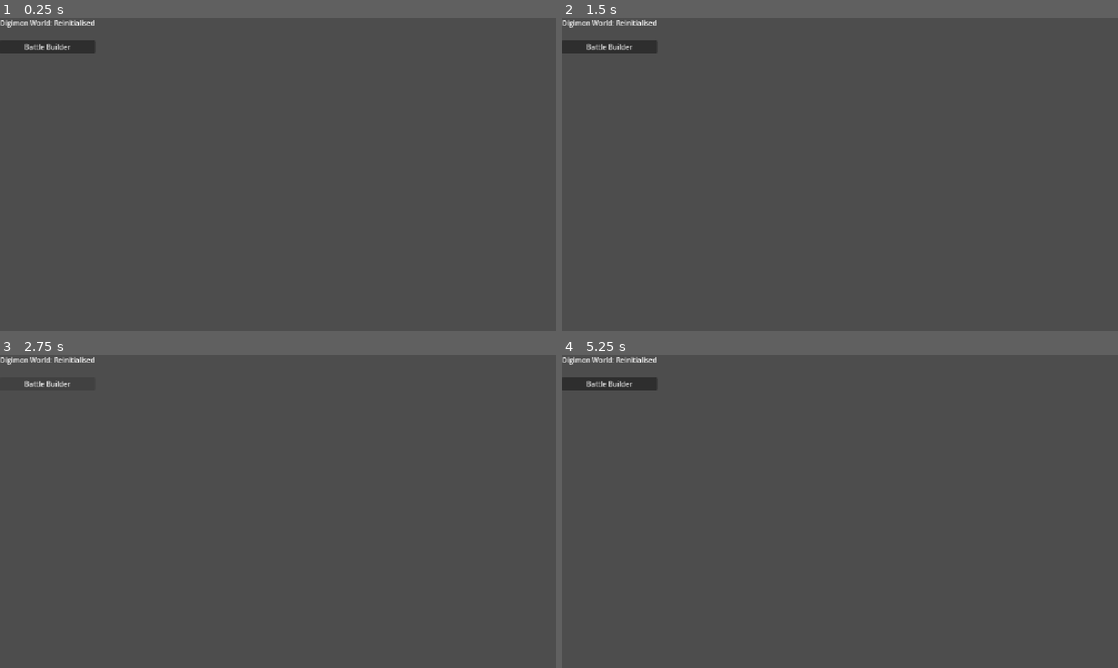
Above: before the commit, frames 1-4 (two rows, left to right).
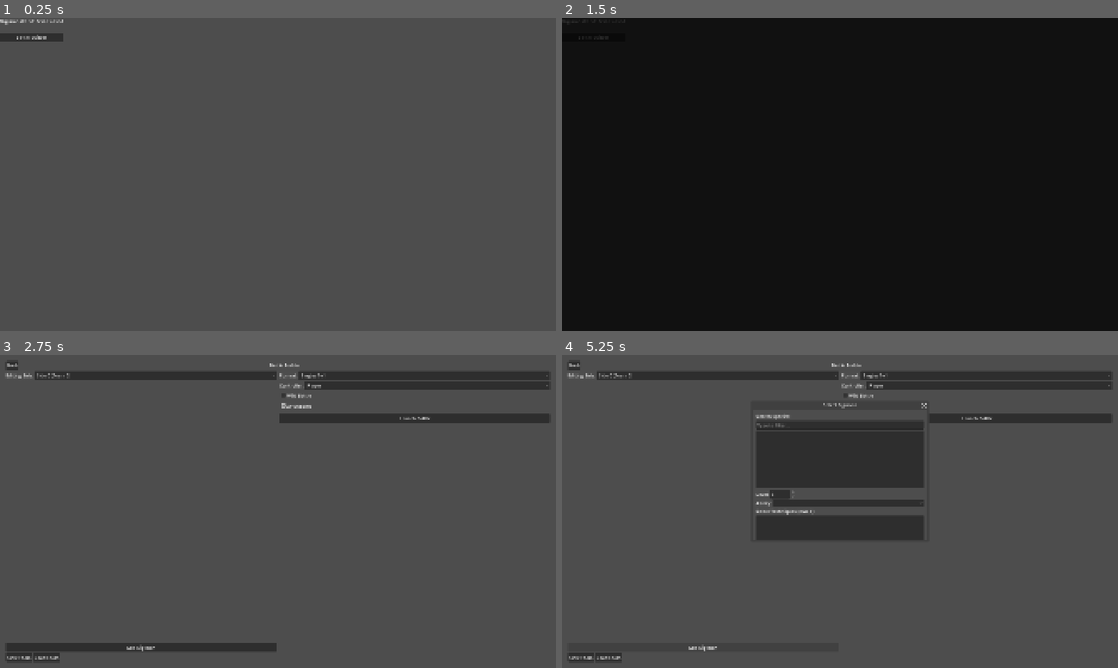
Above: after the commit, the same moments.

Repository: NickThorby/digimon-world-reinitialised
Game: Godot game, scene res://scenes/main/main.tscn
Same seed, same stepped clock (60 frames per second), same inputs: the game is played once before the commit and once after it.
Inputs (mouse positions are in pixels of both pictures, inside the frame that each line leads up to):
- Up to frame 1 (0.25 s): no input
- Up to frame 2 (1.5 s): click "Battle Builder" at 0.5 s; click (573, 27) at 1.25 s, where only the run after the commit has a clickable "Back"
- Up to frame 3 (2.75 s): click "Battle Builder" at 2 s
- Up to frame 4 (5.25 s): click (979, 417) at 2.75 s, where only the run after the commit has a clickable "Launch Battle"; click (979, 417) at 3.5 s, where only the run after the commit has a clickable "Launch Battle"; click (717, 376) at 4.25 s, where only the run after the commit has a clickable "Side 0 (Team 0)"; click (701, 646) at 5 s, where only the run after the commit has a clickable "Add Digimon"

The runs differ from the first frame. In frame 1, 1.1% of the frame differs, in the area x 0-17%, y 0-12%; in frame 2, 100%, in the area x 0-100%, y 0-100%; in frame 3, 6.9%; in frame 4, 15%.
Error before the commit: Invalid access to property or key 'pressed' on a base object of type 'null instance'. (res://scenes/main/main.gd:10)

Commit message:
feat: fixed component imports

Diff:
--- a/data/digimon/digimon_data.gd
+++ b/data/digimon/digimon_data.gd
@@ -90,9 +90,9 @@
 func get_all_technique_keys() -> Array[StringName]:
 	var keys: Array[StringName] = []
 	for entry: Dictionary in technique_entries:
-		var key: StringName = entry.get("key", &"") as StringName
-		if key != &"":
-			keys.append(key)
+		var tech_key: StringName = entry.get("key", &"") as StringName
+		if tech_key != &"":
+			keys.append(tech_key)
 	return keys
 
 
--- a/project.godot
+++ b/project.godot
@@ -25,10 +25,10 @@
 
 [display]
 
-window/size/viewport_width=1280
-window/size/viewport_height=720
+window/size/viewport_width=1920
+window/size/viewport_height=1080
 window/stretch/mode="canvas_items"
-window/stretch/aspect="expand"
+window/stretch/aspect="keep"
 
 [editor_plugins]
 
--- a/scenes/battle/battle_builder.gd
+++ b/scenes/battle/battle_builder.gd
@@ -5,18 +5,18 @@
 const SLOT_PANEL_SCENE := preload("res://ui/components/digimon_slot_panel.tscn")
 const PICKER_POPUP_SCENE := preload("res://ui/components/digimon_picker_popup.tscn")
 
-@onready var _format_option: OptionButton = %FormatOption
-@onready var _side_selector: OptionButton = %SideSelector
-@onready var _team_list: VBoxContainer = %TeamList
-@onready var _add_digimon_button: Button = %AddDigimonButton
-@onready var _controller_option: OptionButton = %ControllerOption
-@onready var _wild_toggle: CheckBox = %WildToggle
-@onready var _xp_toggle: CheckBox = %XPToggle
-@onready var _launch_button: Button = %LaunchButton
-@onready var _back_button: Button = %BackButton
-@onready var _save_team_button: Button = %SaveTeamButton
-@onready var _load_team_button: Button = %LoadTeamButton
-@onready var _validation_label: RichTextLabel = %ValidationLabel
+@onready var _format_option: OptionButton = $MarginContainer/VBox/HSplit/RightPanel/FormatRow/FormatOption
+@onready var _side_selector: OptionButton = $MarginContainer/VBox/HSplit/LeftPanel/SideSelectorRow/SideSelector
+@onready var _team_list: VBoxContainer = $MarginContainer/VBox/HSplit/LeftPanel/TeamList
+@onready var _add_digimon_button: Button = $MarginContainer/VBox/HSplit/LeftPanel/AddDigimonButton
+@onready var _controller_option: OptionButton = $MarginContainer/VBox/HSplit/RightPanel/ControllerRow/ControllerOption
+@onready var _wild_toggle: CheckBox = $MarginContainer/VBox/HSplit/RightPanel/WildToggle
+@onready var _xp_toggle: CheckBox = $MarginContainer/VBox/HSplit/RightPanel/XPToggle
+@onready var _launch_button: Button = $MarginContainer/VBox/HSplit/RightPanel/LaunchButton
+@onready var _back_button: Button = $MarginContainer/VBox/HeaderBar/BackButton
+@onready var _save_team_button: Button = $MarginContainer/VBox/HSplit/LeftPanel/TeamButtonRow/SaveTeamButton
+@onready var _load_team_button: Button = $MarginContainer/VBox/HSplit/LeftPanel/TeamButtonRow/LoadTeamButton
+@onready var _validation_label: RichTextLabel = $MarginContainer/VBox/HSplit/RightPanel/ValidationLabel
 
 var _config: BattleConfig = BattleConfig.new()
 var _current_side: int = 0
--- a/scenes/battle/battle_scene.gd
+++ b/scenes/battle/battle_scene.gd
@@ -12,17 +12,17 @@
 	ENDED,
 }
 
-@onready var _ally_panels: HBoxContainer = %AllyPanels
-@onready var _foe_panels: HBoxContainer = %FoePanels
-@onready var _action_menu: ActionMenu = %ActionMenu
-@onready var _technique_menu: TechniqueMenu = %TechniqueMenu
-@onready var _switch_menu: SwitchMenu = %SwitchMenu
-@onready var _target_selector: TargetSelector = %TargetSelector
-@onready var _battle_log: BattleLog = %BattleLog
-@onready var _post_battle_screen: PostBattleScreen = %PostBattleScreen
-@onready var _turn_label: Label = %TurnLabel
-@onready var _near_side: HBoxContainer = %NearSide
-@onready var _far_side: HBoxContainer = %FarSide
+@onready var _ally_panels: HBoxContainer = $BattleHUD/AllyPanels
+@onready var _foe_panels: HBoxContainer = $BattleHUD/FoePanels
+@onready var _action_menu: ActionMenu = $BattleHUD/ActionMenu
+@onready var _technique_menu: TechniqueMenu = $BattleHUD/TechniqueMenu
+@onready var _switch_menu: SwitchMenu = $BattleHUD/SwitchMenu
+@onready var _target_selector: TargetSelector = $BattleHUD/TargetSelector
+@onready var _battle_log: BattleLog = $BattleHUD/BattleLog
+@onready var _post_battle_screen: PostBattleScreen = $PostBattleScreen
+@onready var _turn_label: Label = $BattleHUD/TopBar/TurnLabel
+@onready var _near_side: HBoxContainer = $BattleField/NearSide
+@onready var _far_side: HBoxContainer = $BattleField/FarSide
 
 var _battle: BattleState = null
 var _engine: BattleEngine = BattleEngine.new()
--- a/scenes/main/main.gd
+++ b/scenes/main/main.gd
@@ -3,11 +3,11 @@
 
 const BATTLE_BUILDER_PATH := "res://scenes/battle/battle_builder.tscn"
 
-@onready var _builder_button: Button = %BuilderButton
-
 
 func _ready() -> void:
-	_builder_button.pressed.connect(_on_builder_pressed)
+	var builder_button: Button = get_node("CentreContainer/VBox/BuilderButton") as Button
+	if builder_button:
+		builder_button.pressed.connect(_on_builder_pressed)
 	print("Digimon World: Reinitialised — main scene loaded.")
 
 
--- a/ui/battle_hud/action_menu.gd
+++ b/ui/battle_hud/action_menu.gd
@@ -5,11 +5,11 @@
 
 signal action_chosen(action_type: BattleAction.ActionType)
 
-@onready var _technique_button: Button = %TechniqueButton
-@onready var _switch_button: Button = %SwitchButton
-@onready var _rest_button: Button = %RestButton
-@onready var _run_button: Button = %RunButton
-@onready var _item_button: Button = %ItemButton
+@onready var _technique_button: Button = $HBox/TechniqueButton
+@onready var _switch_button: Button = $HBox/SwitchButton
+@onready var _rest_button: Button = $HBox/RestButton
+@onready var _run_button: Button = $HBox/RunButton
+@onready var _item_button: Button = $HBox/ItemButton
 
 
 func _ready() -> void:
--- a/ui/battle_hud/battle_log.gd
+++ b/ui/battle_hud/battle_log.gd
@@ -3,7 +3,7 @@
 ## Scrolling text log for battle messages.
 
 
-@onready var _text: RichTextLabel = %LogText
+@onready var _text: RichTextLabel = $LogText
 
 var _max_lines: int = 100
 
--- a/ui/battle_hud/digimon_panel.gd
+++ b/ui/battle_hud/digimon_panel.gd
@@ -3,13 +3,13 @@
 ## Displays name, level, HP bar, energy bar, and status icons for one Digimon.
 
 
-@onready var _name_label: Label = %NameLabel
-@onready var _level_label: Label = %LevelLabel
-@onready var _hp_bar: ProgressBar = %HPBar
-@onready var _hp_label: Label = %HPLabel
-@onready var _energy_bar: ProgressBar = %EnergyBar
-@onready var _energy_label: Label = %EnergyLabel
-@onready var _status_label: Label = %StatusLabel
+@onready var _name_label: Label = $VBox/TopRow/NameLabel
+@onready var _level_label: Label = $VBox/TopRow/LevelLabel
+@onready var _hp_bar: ProgressBar = $VBox/HPRow/HPBar
+@onready var _hp_label: Label = $VBox/HPRow/HPLabel
+@onready var _energy_bar: ProgressBar = $VBox/EnergyRow/EnergyBar
+@onready var _energy_label: Label = $VBox/EnergyRow/EnergyLabel
+@onready var _status_label: Label = $VBox/StatusLabel
 
 var _tween: Tween = null
 
--- a/ui/battle_hud/post_battle_screen.gd
+++ b/ui/battle_hud/post_battle_screen.gd
@@ -5,9 +5,9 @@
 
 signal continue_pressed
 
-@onready var _outcome_label: Label = %OutcomeLabel
-@onready var _xp_container: VBoxContainer = %XPContainer
-@onready var _continue_button: Button = %ContinueButton
+@onready var _outcome_label: Label = $Panel/VBox/OutcomeLabel
+@onready var _xp_container: VBoxContainer = $Panel/VBox/XPContainer
+@onready var _continue_button: Button = $Panel/VBox/ContinueButton
 
 
 func _ready() -> void:
--- a/ui/battle_hud/switch_menu.gd
+++ b/ui/battle_hud/switch_menu.gd
@@ -6,8 +6,8 @@
 signal switch_chosen(party_index: int)
 signal back_pressed
 
-@onready var _member_container: VBoxContainer = %MemberContainer
-@onready var _back_button: Button = %BackButton
+@onready var _member_container: VBoxContainer = $VBox/MemberContainer
+@onready var _back_button: Button = $VBox/BackButton
 
 
 func _ready() -> void:
--- a/ui/battle_hud/target_selector.gd
+++ b/ui/battle_hud/target_selector.gd
@@ -6,8 +6,8 @@
 signal target_chosen(side_index: int, slot_index: int)
 signal back_pressed
 
-@onready var _target_container: VBoxContainer = %TargetContainer
-@onready var _back_button: Button = %BackButton
+@onready var _target_container: VBoxContainer = $VBox/TargetContainer
+@onready var _back_button: Button = $VBox/BackButton
 
 
 func _ready() -> void:
--- a/ui/battle_hud/technique_menu.gd
+++ b/ui/battle_hud/technique_menu.gd
@@ -6,8 +6,8 @@
 signal technique_chosen(technique_key: StringName)
 signal back_pressed
 
-@onready var _technique_container: VBoxContainer = %TechniqueContainer
-@onready var _back_button: Button = %BackButton
+@onready var _technique_container: VBoxContainer = $VBox/TechniqueContainer
+@onready var _back_button: Button = $VBox/BackButton
 
 
 func _ready() -> void:
--- a/ui/components/digimon_picker_popup.gd
+++ b/ui/components/digimon_picker_popup.gd
@@ -7,13 +7,13 @@
 signal digimon_confirmed(state: DigimonState)
 signal cancelled
 
-@onready var _search_field: LineEdit = %SearchField
-@onready var _species_list: ItemList = %SpeciesList
-@onready var _level_spinbox: SpinBox = %LevelSpinBox
-@onready var _technique_list: ItemList = %TechniqueList
-@onready var _confirm_button: Button = %ConfirmButton
-@onready var _cancel_button: Button = %CancelButton
-@onready var _ability_option: OptionButton = %AbilityOption
+@onready var _search_field: LineEdit = $MarginContainer/VBox/SearchField
+@onready var _species_list: ItemList = $MarginContainer/VBox/SpeciesList
+@onready var _level_spinbox: SpinBox = $MarginContainer/VBox/LevelRow/LevelSpinBox
+@onready var _technique_list: ItemList = $MarginContainer/VBox/TechniqueList
+@onready var _confirm_button: Button = $MarginContainer/VBox/ButtonRow/ConfirmButton
+@onready var _cancel_button: Button = $MarginContainer/VBox/ButtonRow/CancelButton
+@onready var _ability_option: OptionButton = $MarginContainer/VBox/AbilityRow/AbilityOption
 
 var _filtered_keys: Array[StringName] = []
 var _selected_key: StringName = &""
--- a/ui/components/digimon_slot_panel.gd
+++ b/ui/components/digimon_slot_panel.gd
@@ -7,11 +7,11 @@
 signal edit_pressed(index: int)
 signal remove_pressed(index: int)
 
-@onready var _name_label: Label = %NameLabel
-@onready var _level_label: Label = %LevelLabel
-@onready var _element_label: Label = %ElementLabel
-@onready var _edit_button: Button = %EditButton
-@onready var _remove_button: Button = %RemoveButton
+@onready var _name_label: Label = $HBox/InfoVBox/TopRow/NameLabel
+@onready var _level_label: Label = $HBox/InfoVBox/TopRow/LevelLabel
+@onready var _element_label: Label = $HBox/InfoVBox/ElementLabel
+@onready var _edit_button: Button = $HBox/ButtonVBox/EditButton
+@onready var _remove_button: Button = $HBox/ButtonVBox/RemoveButton
 
 var _index: int = -1
 var _digimon_state: DigimonState = null
